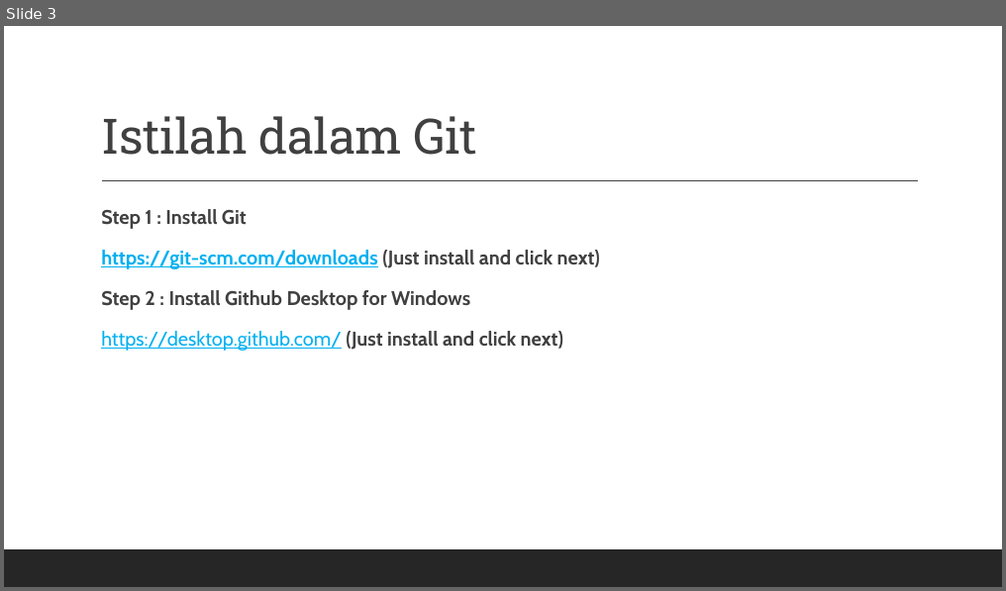
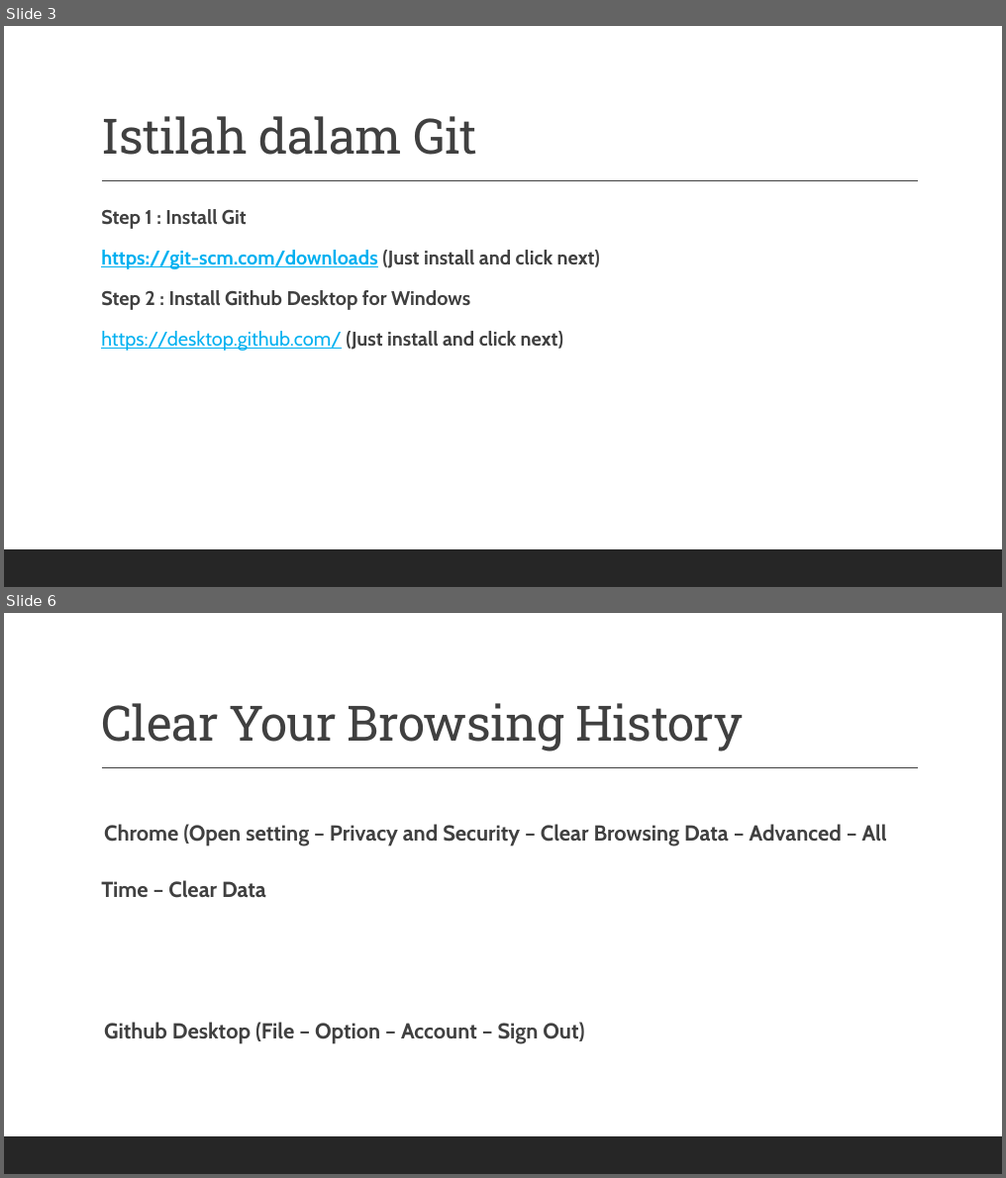
Before and after one commit to tianreformis/XI_2022-2023, a slide deck: Version Control System (VCs).pptx. Shown one above the other, each under a label of ours: slide 3 before the commit, slides 3 and 6 after it; the slides between them are not shown. The pictures are 1006x591 and 1006x1178 pixels, drawn with LibreOffice and Linux fonts; fonts in the diff are those of the drawing. Boxes give left, top, right and bottom in pixels: in the first picture for what was removed or moved away, otherwise in the second. Text is boxed around its words. In the diff, an @@ line names an element or a change of style, - is before the commit and + after.

```diff
--- a/Version Control System (VCs).pptx
+++ b/Version Control System (VCs).pptx
@@ slide 6 added at bbox=[4, 613, 1002, 1174], background #FFFFFF; not listed: 2 template elements that a slide beside it also shows @@
@@ title added at bbox=[101, 703, 743, 752], 47 pt, text #404040 @@
+Clear Your Browsing History
@@ text added at bbox=[101, 824, 887, 1045], 36 pt, text #404040, bold @@
+  Chrome (Open setting – Privacy and Security – Clear Browsing Data – Advanced – All Time – Clear Data
+  Github Desktop (File – Option – Account – Sign Out)
```
Also in this commit, not shown: 2 other slides added, 1 other file.
